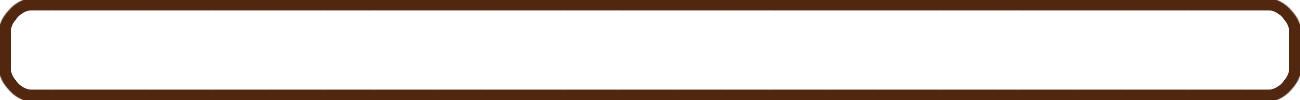
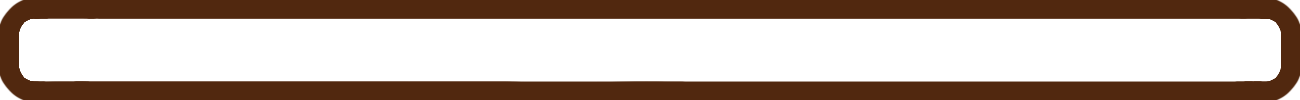
Layer changes from the first 1300x100 image to the second:
removed layer "Layer 10" over [11, 10, 1289, 90]
removed layer "Layer 9" over [11, 10, 1289, 90]
added layer "Layer 13" above "Layer 12" over [11, 10, 1289, 90]
added layer "Layer 12" above "Layer 1 copy" over [11, 10, 1289, 90]
